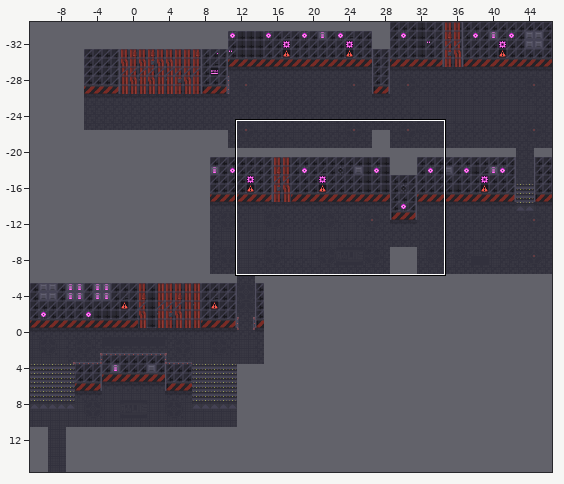
A Tiled map gets an edit: Rooms/Area5/5-2/5-2.tmx. The picture above shows the old version from afar; the outline marks the close-up.
Close-up. Before the edit:
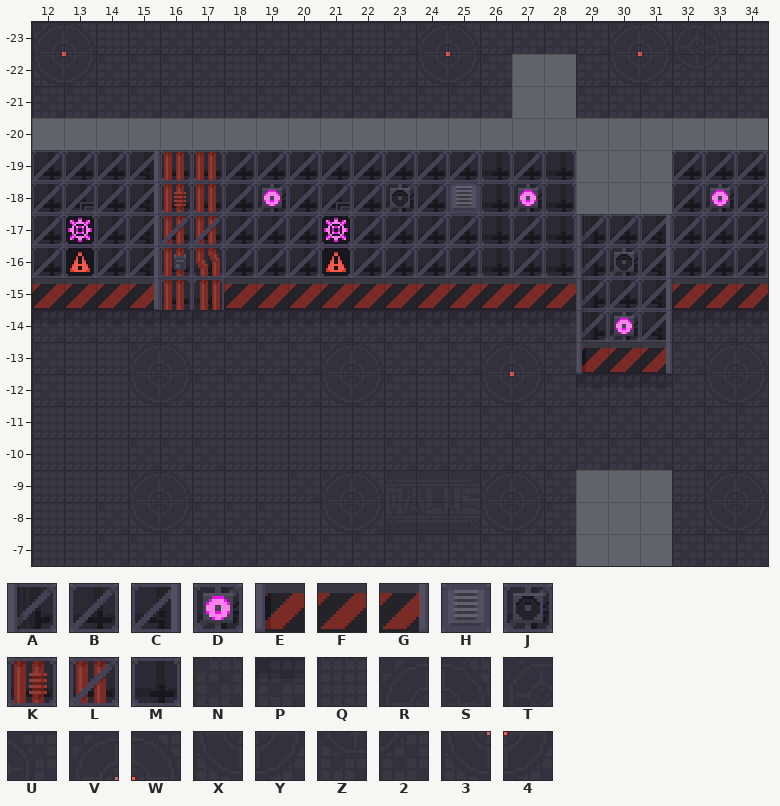
Cells are 16x16 px. Shown: x 12..34, y -23..-7.
Key: from "bg_glasstown_02": A 32, B 33, C 34, D 37, E 64, F 65, G 66, H 68, J 69, K 129, L 130, M 133, N 321, P 385, Q 417, R 419, S 420, T 424, U 425, V 426, W 427, X 451, Y 452, Z 456, 2 457, 3 458, 4 459.
_ is an empty cell.
Layer "Tile Layer 1" before, first column x 26:
-23 NNNNVWTUQ
-22 N__N34Z2N
-21 N__NNNNNN
-20 _________
-19 MBM___BBB
-18 MDM___BDB
-17 MBMABCBBB
-16 MBMAJCBBB
-15 FFFABCFFF
-14 PPPADCPPP
-13 VWNEFGNRS
-12 34NPPPNXY
-11 NNNNNNNNN
-10 NNNNNNNNN
 -9 RSN___QRS
 -8 XYN___NXY
The result:
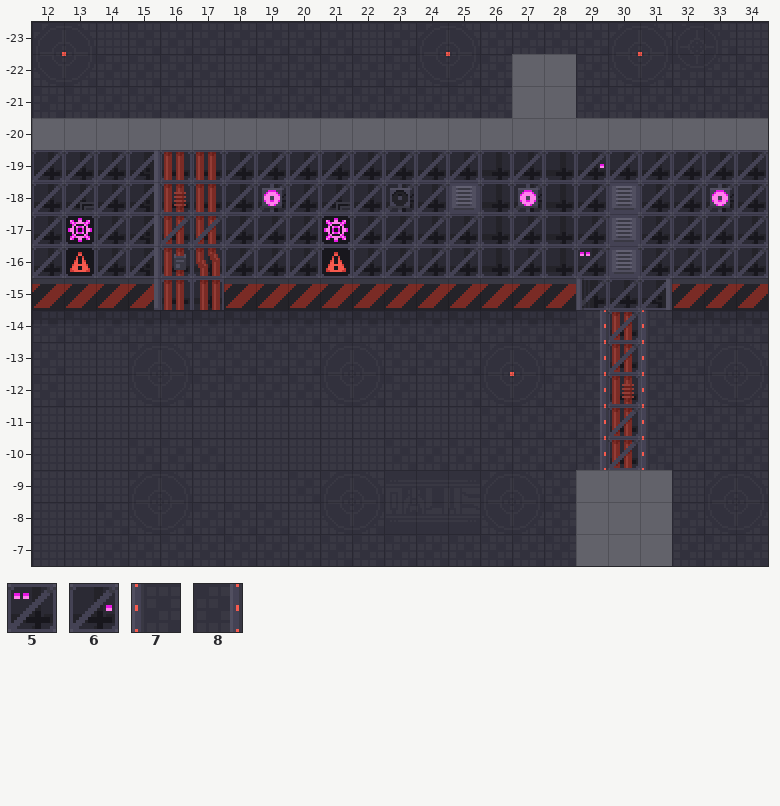
Further tiles: from "bg_glasstown_02": 5 38, 6 39, 7 320, 8 322.
Difference:
Changed rows in their new state; . is an unchanged cell.
Layer "Tile Layer 1":
first column x 29:
-19 6BB
-18 BHB
-17 BHB
-16 5HB
-14 8L7
-13 8L7
-12 8K7
-11 8L7
-10 8L7
